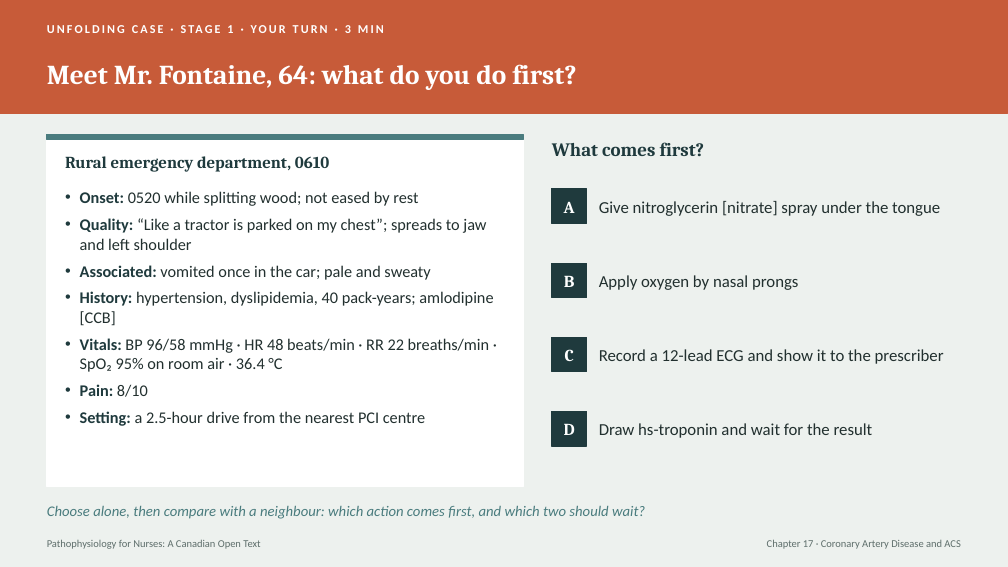
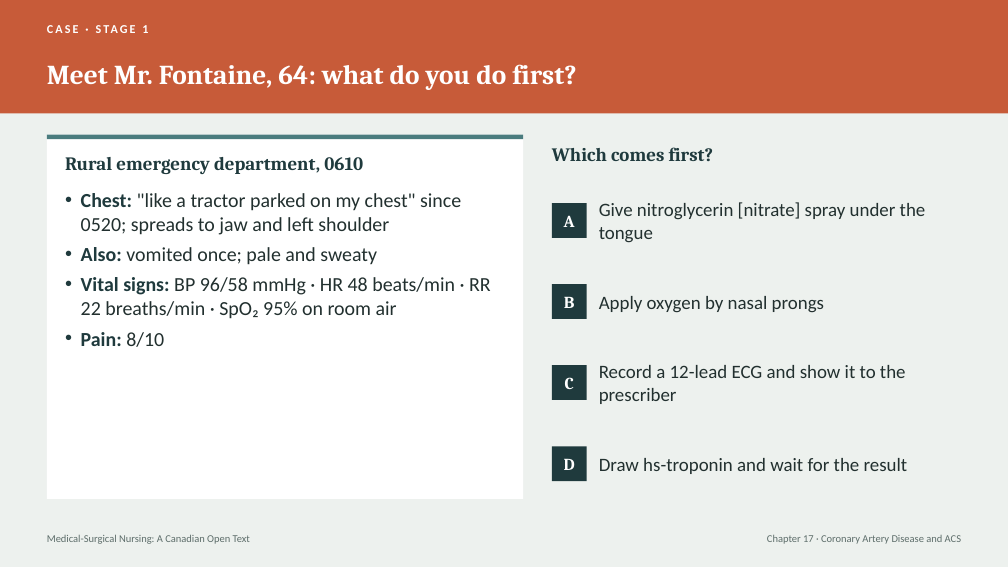
Before and after one commit to andrewleenl/opensourcenursing, a slide deck: slide 3 of Ch17_Coronary_Artery_Disease_and_Acute_Coronary_Syndromes_Lecture_Presentation.pptx (slide 7 before the commit). Drawn at 1008x567 pixels with LibreOffice and Linux fonts; fonts in the diff are those of the drawing. Boxes give left, top, right and bottom in pixels: in the first picture for what was removed or moved away, otherwise in the second. Text is boxed around its words. In the diff, an @@ line names an element or a change of style, - is before the commit and + after.

```diff
--- a/Ch17_Coronary_Artery_Disease_and_Acute_Coronary_Syndromes_Lecture_Presentation.pptx
+++ b/Ch17_Coronary_Artery_Disease_and_Acute_Coronary_Syndromes_Lecture_Presentation.pptx
@@ rectangle at [0, 0, 1008, 113]: outline #C75B39 1 pt to none @@
@@ text at [142, 25, 148, 33]: text changed @@
-UNFOLDING CASE · STAGE 1 · YOUR TURN · 3 MIN
+CASE · STAGE 1
@@ rectangle: place and size @@
-rectangle at [47, 135, 523, 487]
+rectangle at [47, 135, 523, 499]
@@ rectangle at [47, 135, 523, 499]: outline #FFFFFF 1 pt to none @@
@@ text at [552, 147, 714, 161]: text changed @@
-What comes first?
+Which comes first?
@@ text "Which comes first?" at [552, 147, 714, 161]: vertical alignment top to middle @@
@@ text at [81, 193, 491, 319]: text changed; size 15.5 to 19 pt @@
-• Onset: 0520 while splitting wood; not eased by rest
-• Quality: “Like a tractor is parked on my chest”; spreads to jaw and left shoulder
-• Associated: vomited once in the car; pale and sweaty
-• History: hypertension, dyslipidemia, 40 pack-years; amlodipine [CCB]
-• Vitals: BP 96/58 mmHg · HR 48 beats/min · RR 22 breaths/min · SpO₂ 95% on room air · 36.4 °C
+• Chest: "like a tractor parked on my chest" since 0520; spreads to jaw and left shoulder
+• Also: vomited once; pale and sweaty
+• Vital signs: BP 96/58 mmHg · HR 48 beats/min · RR 22 breaths/min · SpO₂ 95% on room air
@@ text "A": place and size @@
-text "A" at [564, 201, 575, 213]
+text "A" at [564, 215, 575, 227]
@@ rectangle: place and size @@
-rectangle at [552, 189, 587, 224]
+rectangle at [552, 203, 587, 238]
@@ 2 texts, 1 rectangle: place and size @@
-2 texts, 1 rectangle at [552, 263, 798, 298]
+2 texts, 1 rectangle at [552, 284, 824, 319]
@@ text at [81, 332, 164, 347]: size 15.5 to 19 pt in "Pain: 8/10"; indent changed; less space between paragraphs @@
@@ text "Record a 12-lead ECG and ...": place and size @@
-text "Record a 12-lead ECG and ..." at [599, 349, 944, 364]
+text "Record a 12-lead ECG and ..." at [599, 365, 906, 404]
@@ text "C": place and size @@
-text "C" at [565, 349, 574, 361]
+text "C" at [565, 377, 574, 389]
@@ rectangle: place and size @@
-rectangle at [552, 337, 587, 372]
+rectangle at [552, 365, 587, 400]
@@ text at [80, 411, 425, 426]: paragraph removed @@
-• Setting: a 2.5-hour drive from the nearest PCI centre
@@ 2 texts, 1 rectangle: place and size @@
-2 texts, 1 rectangle at [552, 411, 873, 446]
+2 texts, 1 rectangle at [552, 446, 908, 481]
@@ outline #1F3A3D 1 pt to none in 4 elements at [552, 203, 587, 238], [552, 284, 587, 319], [552, 365, 587, 400], [552, 446, 587, 481] @@
@@ size 16 to 18 pt in 5 elements at [65, 157, 363, 174], [599, 202, 926, 243], [599, 296, 824, 313], [599, 365, 906, 404], [599, 458, 908, 474] @@
@@ text removed at [47, 506, 645, 519] @@
-Choose alone, then compare with a neighbour: which action comes first, and which two should wait?
@@ text "Medical-Surgical Nursing: A Canadian Open ..." at [47, 535, 250, 544]: vertical alignment middle to top @@
@@ text at [47, 535, 250, 544]: text changed @@
-Pathophysiology for Nurses: A Canadian Open Text
+Medical-Surgical Nursing: A Canadian Open Text
@@ text "Chapter 17 · Coronary Artery ..." at [767, 535, 961, 544]: vertical alignment middle to top @@
```
Also in this commit, not shown: 10 other slides changed, 28 slides added, 44 slides removed, 3 other files.
